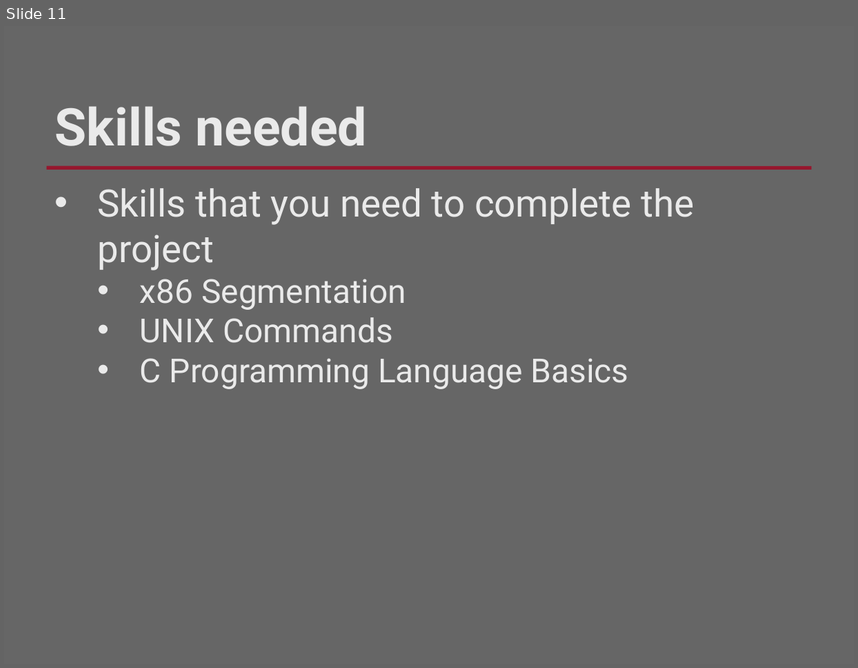
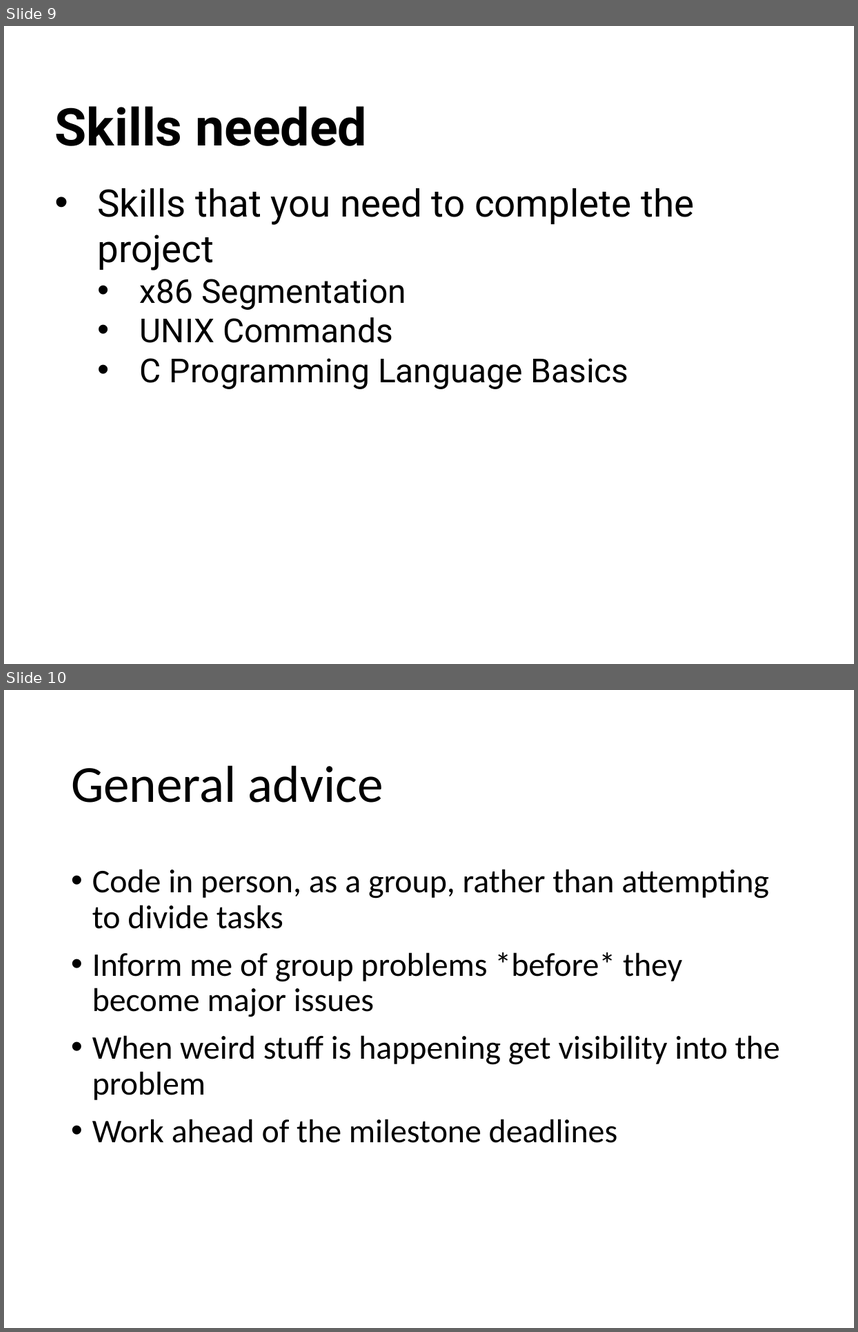
Before and after one commit to RHIT-CSSE/csse332, a slide deck: ClassMaterials/ProjectKickoff/ProjectKickoff.pptx. Shown one above the other, each under a label of ours: slide 11 before the commit, slides 9 and 10 after it. The pictures are 858x668 and 858x1332 pixels, drawn with LibreOffice and Linux fonts; fonts in the diff are those of the drawing; background and template pictures are left out. Boxes give left, top, right and bottom in pixels: in the first picture for what was removed or moved away, otherwise in the second. Text is boxed around its words. In the diff, an @@ line names an element or a change of style, - is before the commit and + after.

```diff
--- a/ClassMaterials/ProjectKickoff/ProjectKickoff.pptx
+++ b/ClassMaterials/ProjectKickoff/ProjectKickoff.pptx
@@ slide 10 added at <box>4,690,854,1328</box>, background #FFFFFF @@
@@ title added at <box>71,765,383,802</box>, 44 pt, text #000000 @@
+General advice
@@ text added at <box>92,869,780,1143</box>, 28 pt, text #000000 @@
+• Code in person, as a group, rather than attempting to divide tasks
+• Inform me of group problems *before* they become major issues
+• When weird stuff is happening get visibility into the problem
+• Work ahead of the milestone deadlines
@@ what was slide 11 is now slide 9 @@
@@ slide 9 changed as well @@
@@ background #666666 to #FFFFFF @@
@@ text "Skills needed" at <box>55,106,367,146</box>: text colour #EAEAEA to #000000 @@
@@ line removed from (47, 168) to (811, 168) @@
@@ text "Skills that you need to ..." at <box>97,188,694,389</box>: text colour #EAEAEA to #000000 @@
```
Also in this commit, not shown: 13 other slides changed, 1 other slide added, 4 slides removed, 1 other file.
